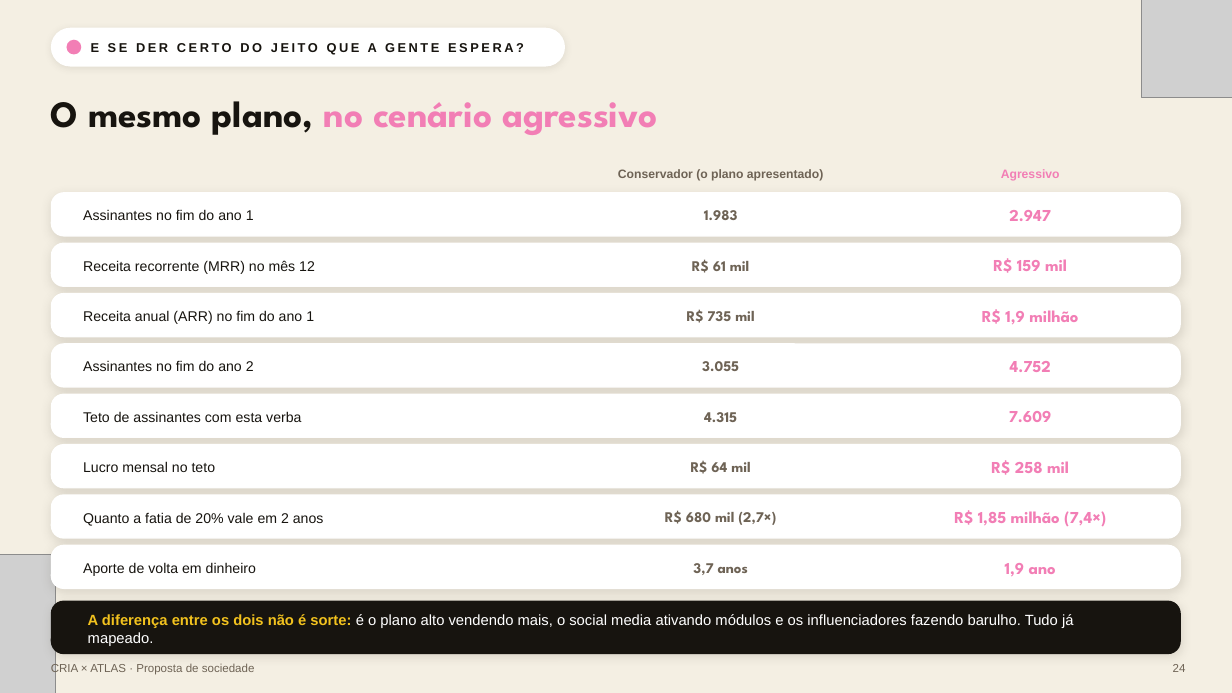
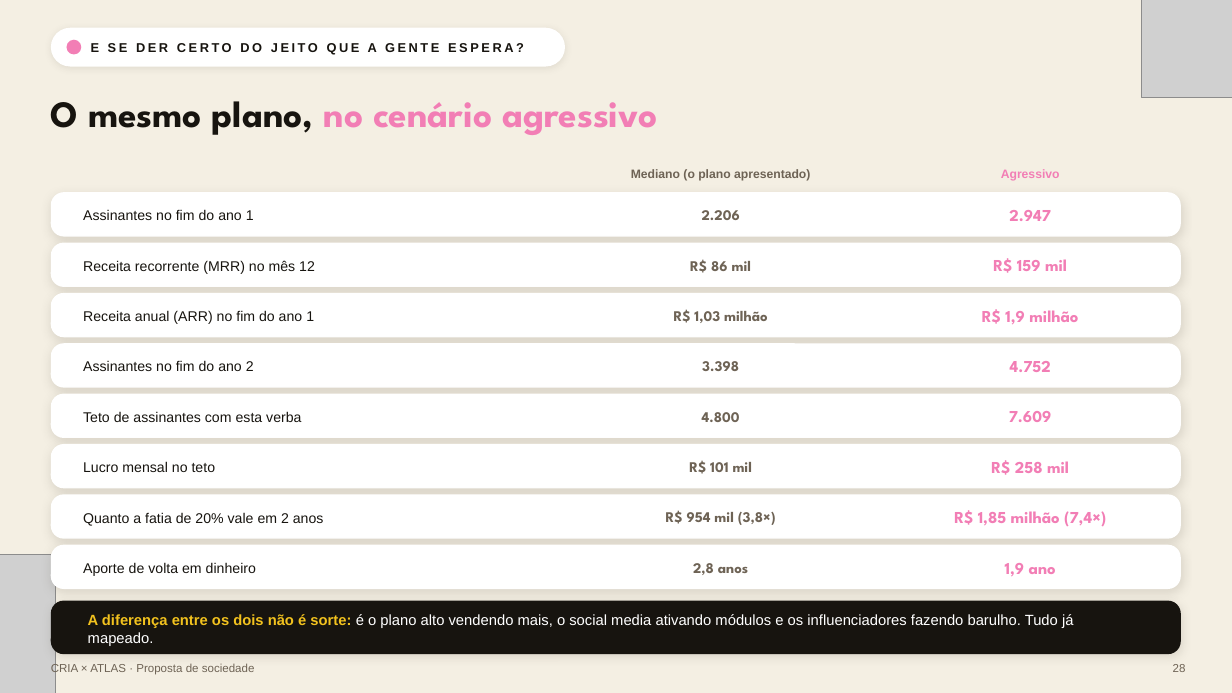
Before and after one commit to walterespindolaa/criador-estudio, a slide deck: slide 28 of CRIA/apresentacoes/CRIA-x-Atlas-Proposta-Sociedade.pptx (slide 24 before the commit). Drawn at 1232x693 pixels with LibreOffice and Linux fonts; fonts in the diff are those of the drawing; grey boxes stand for pictures. Boxes give left, top, right and bottom in pixels: in the first picture for what was removed or moved away, otherwise in the second. Text is boxed around its words. In the diff, an @@ line names an element or a change of style, - is before the commit and + after.

```diff
--- a/CRIA/apresentacoes/CRIA-x-Atlas-Proposta-Sociedade.pptx
+++ b/CRIA/apresentacoes/CRIA-x-Atlas-Proposta-Sociedade.pptx
@@ text at (x1=631, y1=169, x2=810, y2=181): text changed @@
-Conservador (o plano apresentado)
+Mediano (o plano apresentado)
@@ text at (x1=702, y1=210, x2=740, y2=220): text changed @@
-1.983
+2.206
@@ text at (x1=690, y1=259, x2=751, y2=273): text changed @@
-R$ 61 mil
+R$ 86 mil
@@ text at (x1=674, y1=309, x2=768, y2=323): text changed @@
-R$ 735 mil
+R$ 1,03 milhão
@@ text at (x1=702, y1=361, x2=739, y2=371): text changed @@
-3.055
+3.398
@@ text at (x1=702, y1=412, x2=740, y2=422): text changed @@
-4.315
+4.800
@@ text at (x1=689, y1=461, x2=752, y2=474): text changed @@
-R$ 64 mil
+R$ 101 mil
@@ text at (x1=666, y1=510, x2=776, y2=525): text changed @@
-R$ 680 mil (2,7×)
+R$ 954 mil (3,8×)
@@ text at (x1=693, y1=563, x2=748, y2=575): text changed @@
-3,7 anos
+2,8 anos
@@ text at (x1=1173, y1=664, x2=1186, y2=672): text changed @@
-24
+28
```
Also in this commit, not shown: 14 other slides changed, 1 slide added, 24 other files.
